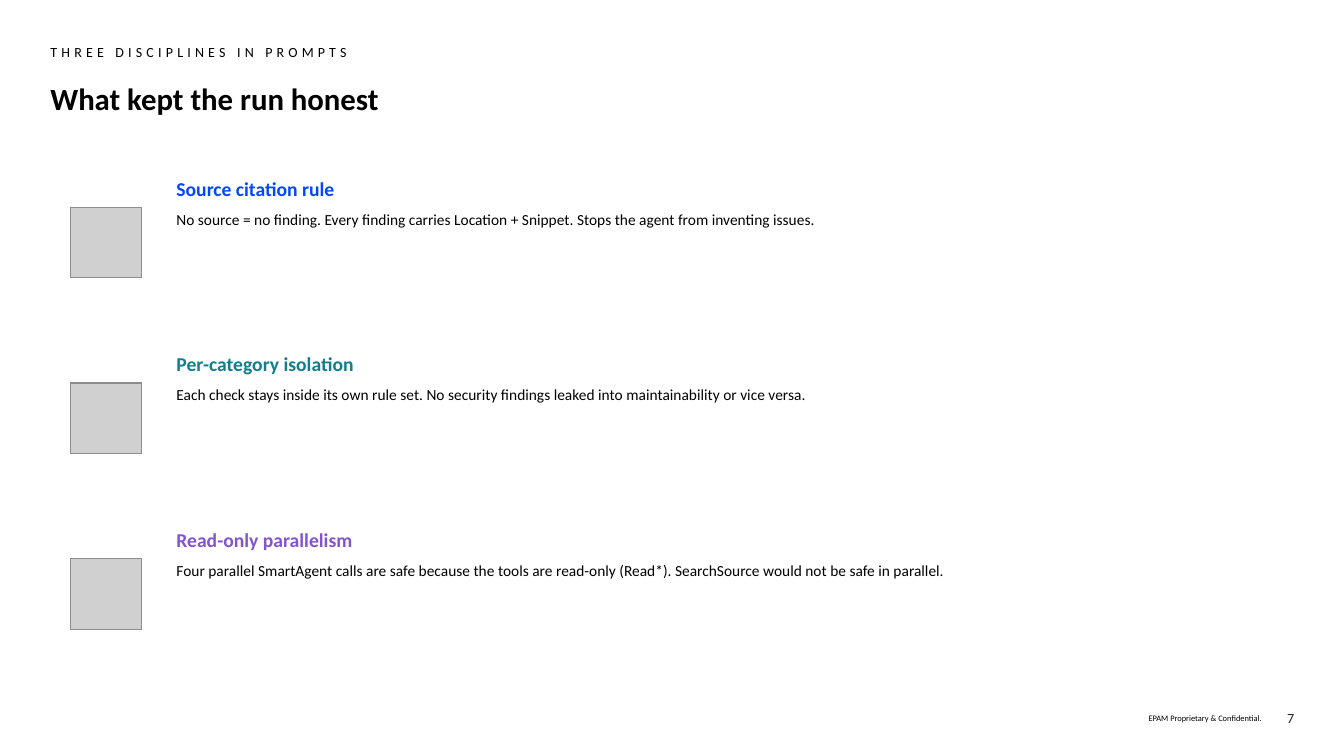
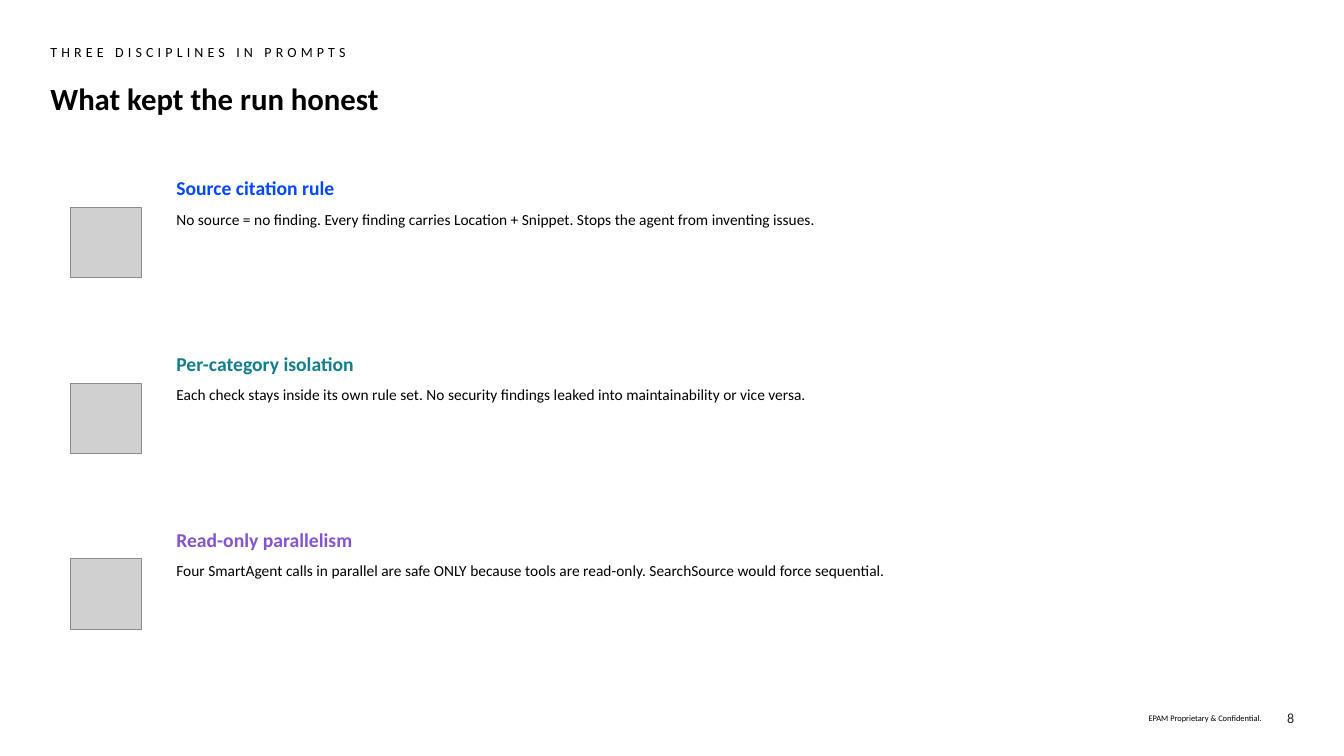
Before and after one commit to fr0ster/cloud-llm-hub, a slide deck: slide 8 of docs/tutorials/code-review/examples/ZDMS_UPLOAD_FILES/report.simple-deck.pptx (slide 7 before the commit). Drawn at 1344x756 pixels with LibreOffice and Linux fonts; fonts in the diff are those of the drawing; grey boxes stand for pictures; background and template pictures are left out. Boxes give left, top, right and bottom in pixels: in the first picture for what was removed or moved away, otherwise in the second. Text is boxed around its words. In the diff, an @@ line names an element or a change of style, - is before the commit and + after.

```diff
--- a/docs/tutorials/code-review/examples/ZDMS_UPLOAD_FILES/report.simple-deck.pptx
+++ b/docs/tutorials/code-review/examples/ZDMS_UPLOAD_FILES/report.simple-deck.pptx
@@ text at <box>176,565,884,579</box>: text changed @@
-Four parallel SmartAgent calls are safe because the tools are read-only (Read*). SearchSource would not be safe in parallel.
+Four SmartAgent calls in parallel are safe ONLY because tools are read-only. SearchSource would force sequential.
@@ page number at <box>1287,713,1294,723</box>: text changed @@
-7
+8
```
Also in this commit, not shown: 21 other slides changed, 4 slides added, 2 slides removed, 15 other files.
